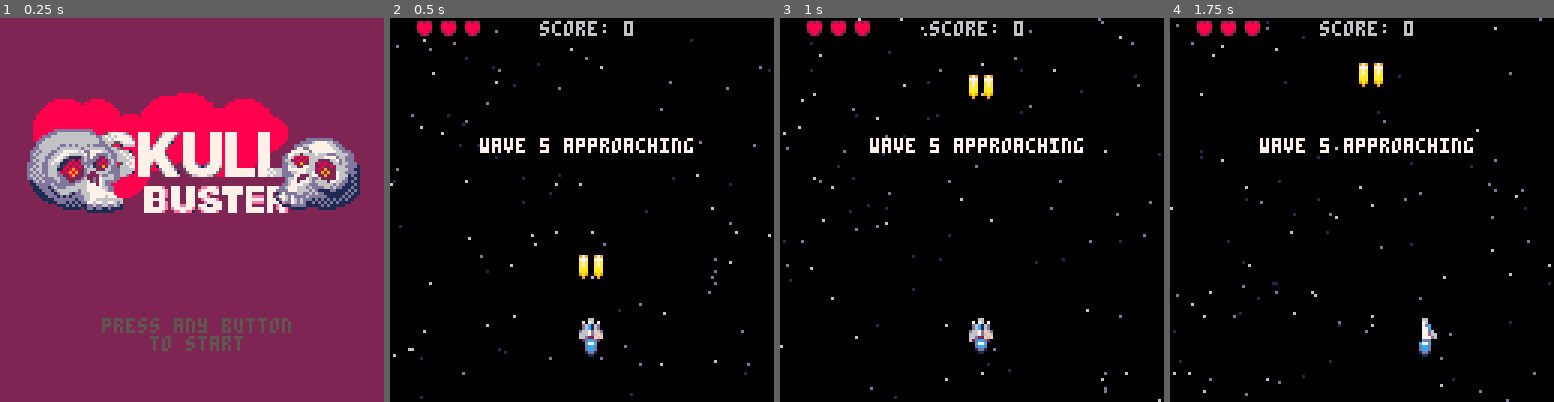
Above: before the commit, frames 1-4 (left to right).
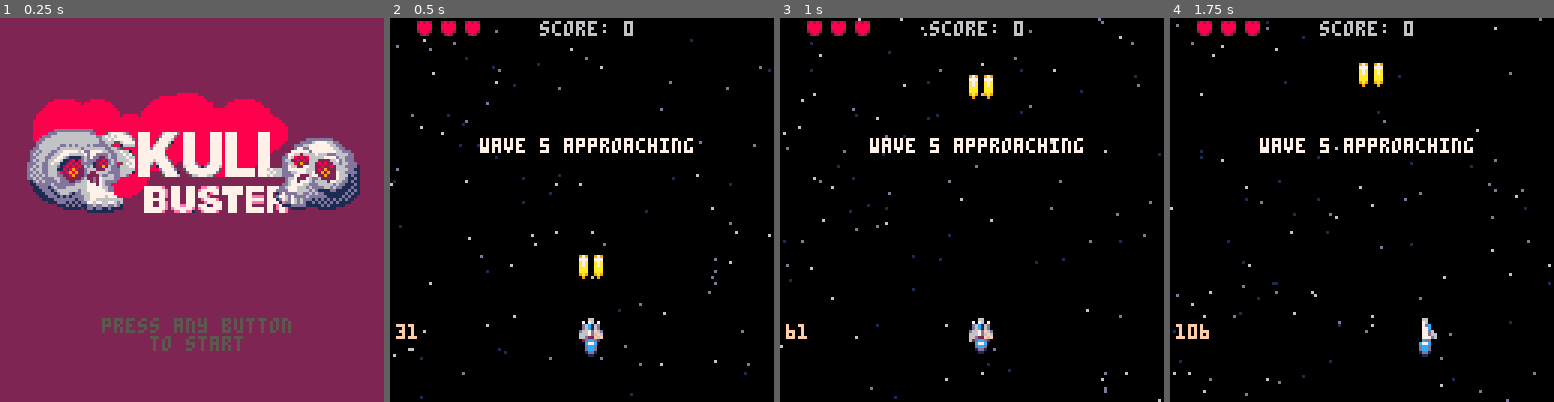
Above: after the commit, the same moments.

Repository: jimmac/pico-shed
Game: PICO-8 cartridge shmup.p8
The game is run twice, just before and just after one commit, with the same random seed, the same clock (stepped at 60 frames per second) and the same inputs.
Inputs:
- Up to frame 1 (0.25 s): no input
- Up to frame 2 (0.5 s): tap X (X key) at 0.33 s
- Up to frame 3 (1 s): tap O (Z key) at 0.7 s
- Up to frame 4 (1.75 s): tap X (X key) at 1.07 s; hold Right from 1.6 s (still down); tap O (Z key) at 1.7 s

Frame 1 is identical in both runs. In frame 2, 0.1% of the frame differs, in the area x 1-8%, y 79-84%; in frame 3, 0.1%; in frame 4, 0.2%, in the area x 1-11%, y 79-84%.

Commit message:
end screen gallore

Diff:
--- a/shmup.p8
+++ b/shmup.p8
@@ -649,7 +649,7 @@
  draw_menu()
 
  --debug
- --print(t,2,102,15)
+ print(t,2,102,15)
  --print(#ebl)
 end
 
@@ -683,9 +683,9 @@
 
 function draw_youwin()
  draw_bgpattern()
- spr(160,45,34,5,5)
-	print("\14 player wins!",31,80+sin(t/50)*4,7)
-
+ spr(160,48,34,5,5)
+	print("\14 player wins!",31,85+sin(t/90)*2,13)
+	print("\14 player wins!",31,80+sin(t/100)*4,7)
 	print("press any button", 34,100,blink())
 end
 
@@ -750,10 +750,10 @@
 	elseif wave==3 then
 	 attackfreq=60
 		placen({
-			{3,3,3,3,3,3,3,3,3,3},
-			{3,0,4,0,3,3,0,4,0,3},
-			{3,0,0,0,3,3,0,0,0,3},
-			{0,3,3,3,3,3,3,3,3,0}
+			{0,3,3,3,0,0,0,3,3,0},
+			{3,4,4,4,3,3,4,4,4,3},
+			{3,4,4,4,3,3,4,4,4,3},
+			{0,3,3,3,0,0,3,3,3,0}
 		})
 		sfx(34)
 	elseif wave==4 then
